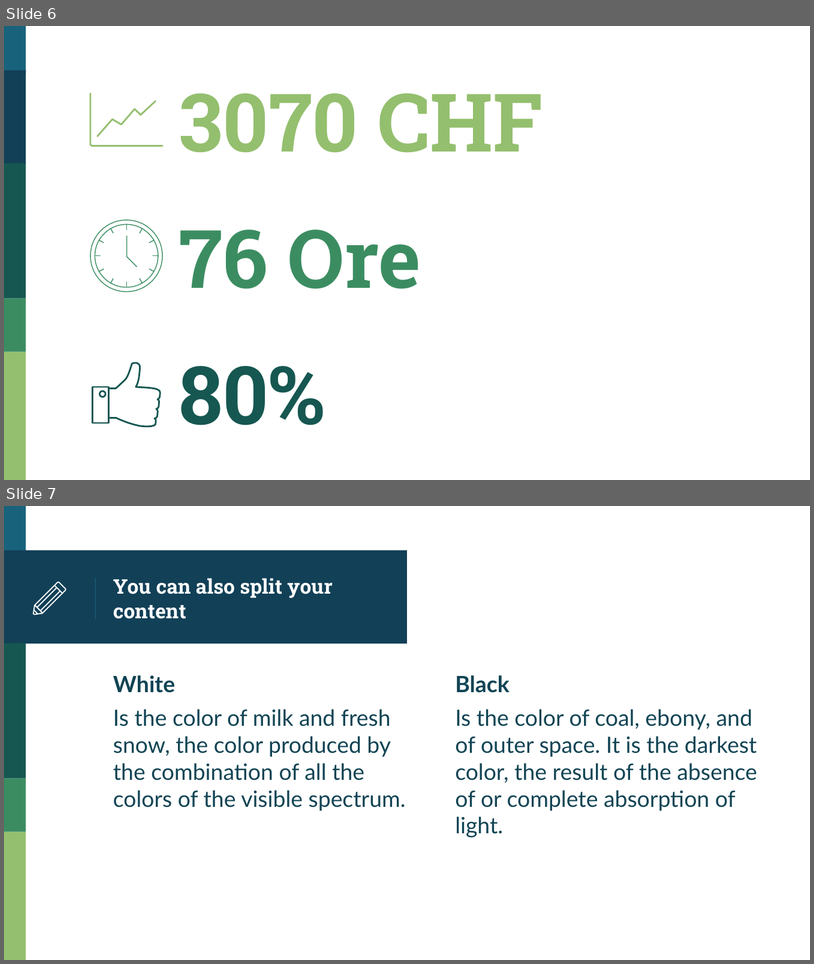
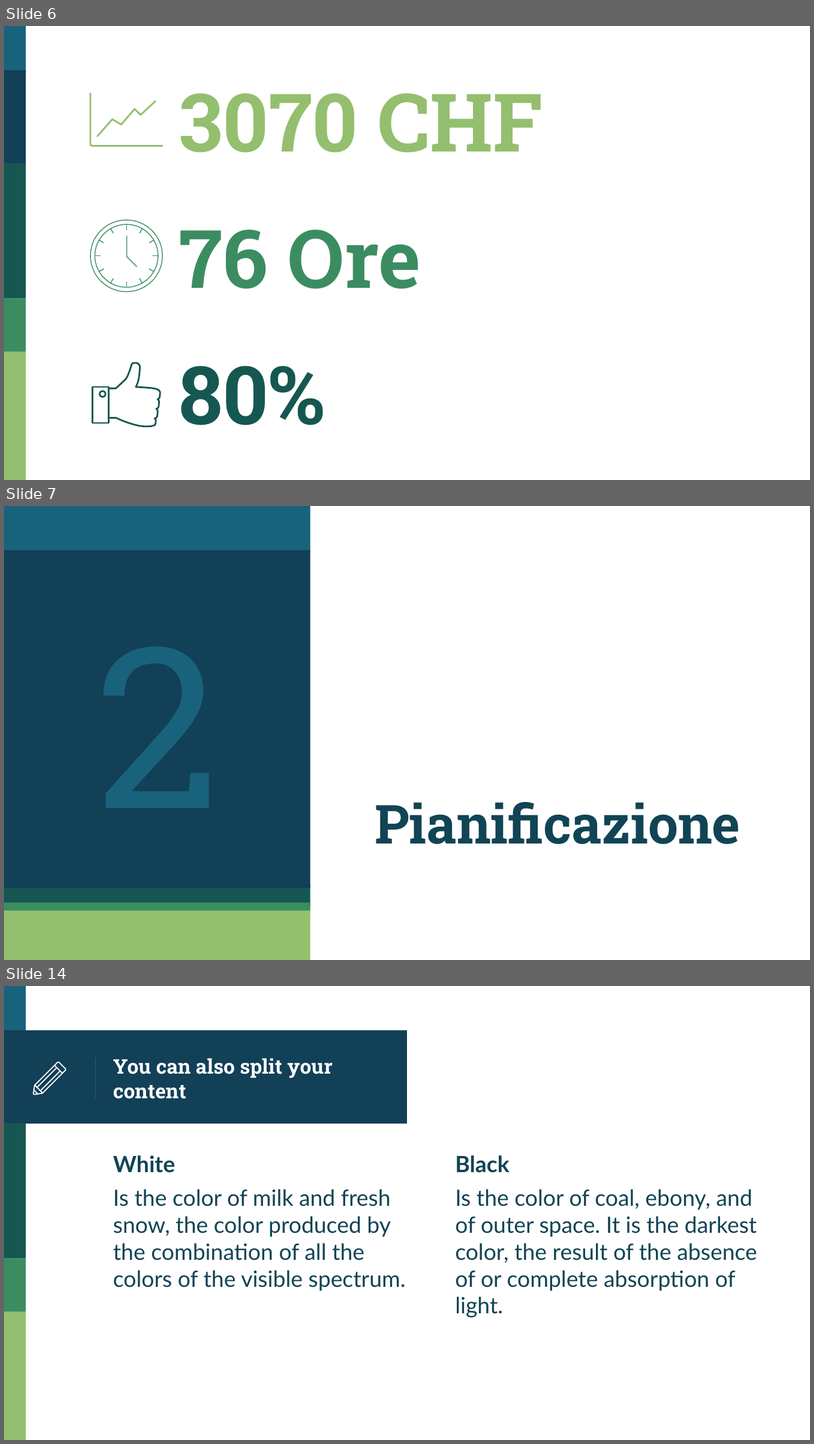
Before and after one commit to LuMug/Carthafind, a slide deck: I3_Presentazione_Carthafind.pptx. Shown one above the other, each under a label of ours: slides 6 and 7 before the commit, slides 6, 7 and 14 after it; the slides between them are not shown. The pictures are 814x964 and 814x1444 pixels, drawn with LibreOffice and Linux fonts; fonts in the diff are those of the drawing. Boxes give left, top, right and bottom in pixels: in the first picture for what was removed or moved away, otherwise in the second. Text is boxed around its words. In the diff, an @@ line names an element or a change of style, - is before the commit and + after.

```diff
--- a/I3_Presentazione_Carthafind.pptx
+++ b/I3_Presentazione_Carthafind.pptx
@@ slide 7 added at <box>4,506,810,960</box>, background #FFFFFF @@
@@ rectangle added at <box>4,506,311,553</box>, fill #18637B @@
@@ rectangle added at <box>4,550,311,888</box>, fill #124057 @@
@@ title added at <box>375,802,741,844</box>, 48 pt, text #114454, bold @@
+Pianificazione
@@ rectangle added at <box>4,884,311,906</box>, fill #165751 @@
@@ rectangle added at <box>4,902,311,912</box>, fill #3B8D61 @@
@@ rectangle added at <box>4,910,311,959</box>, fill #94BF6E @@
@@ what was slide 7 is now slide 14 @@
```
Also in this commit, not shown: 2 slides changed, 6 other slides added, 1 slide removed, 1 other file.
